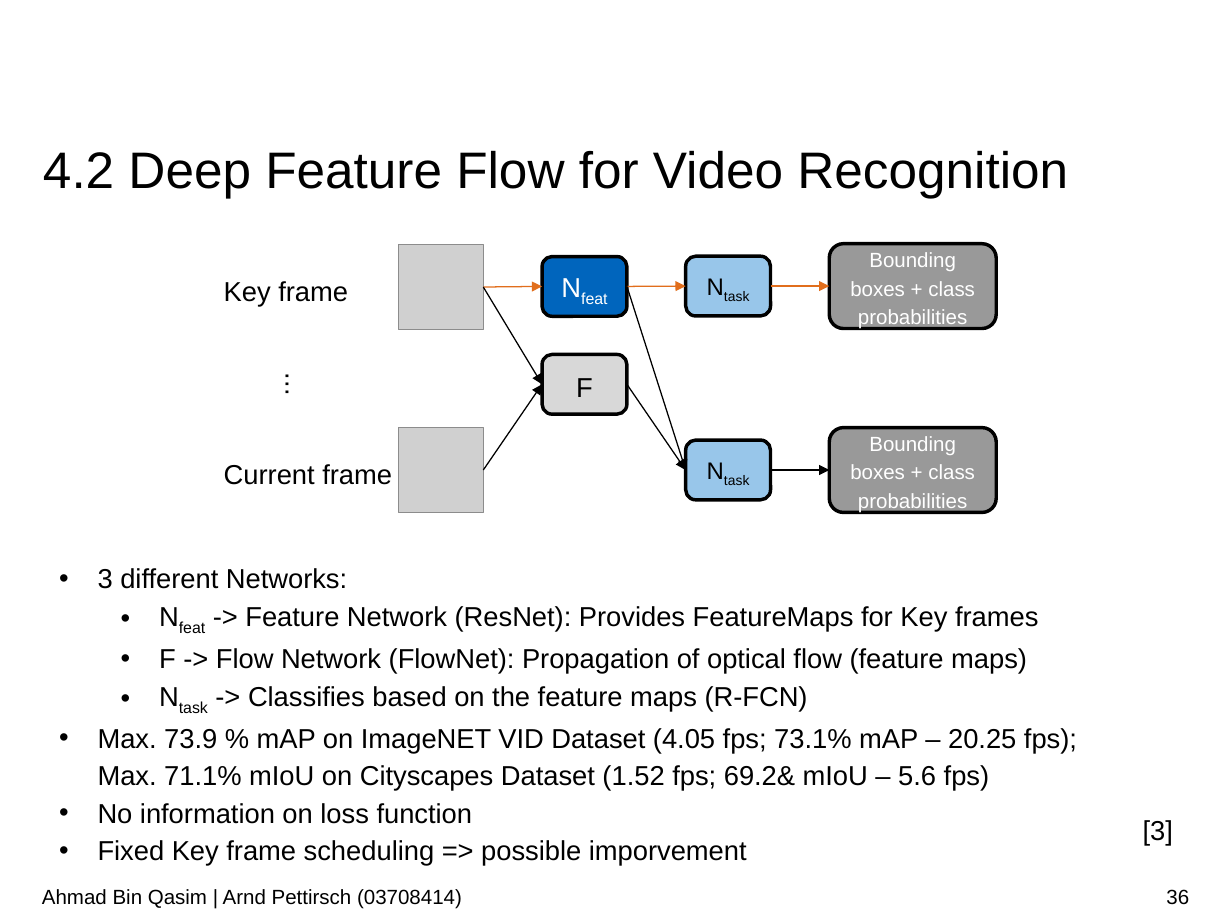
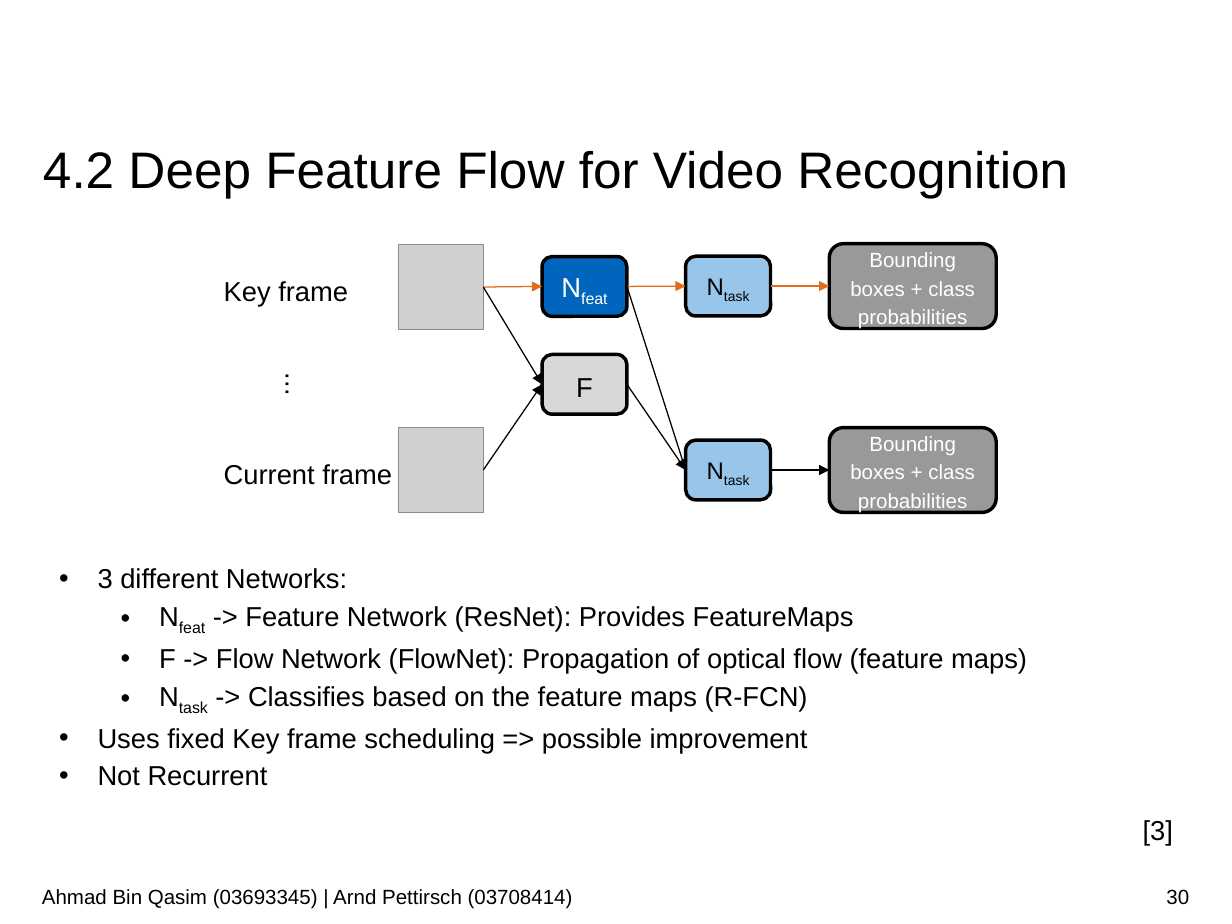
Before and after one commit to AhmadQasim/rnn-for-object-detection, a slide deck: slide 30 of Presentation/Recurrent_Neural_Networks_for_Object_Detection_Bin_Qasim_Pettirsch.pptx (slide 36 before the commit). Drawn at 1232x924 pixels with LibreOffice and Linux fonts; fonts in the diff are those of the drawing; grey boxes stand for pictures; background and template pictures are left out. Boxes give left, top, right and bottom in pixels: in the first picture for what was removed or moved away, otherwise in the second. Text is boxed around its words. In the diff, an @@ line names an element or a change of style, - is before the commit and + after.

```diff
--- a/Presentation/Recurrent_Neural_Networks_for_Object_Detection_Bin_Qasim_Pettirsch.pptx
+++ b/Presentation/Recurrent_Neural_Networks_for_Object_Detection_Bin_Qasim_Pettirsch.pptx
@@ text at [245, 606, 854, 632]: text changed @@
-  • Nfeat -> Feature Network (ResNet): Provides FeatureMaps for Key frames
+  • Nfeat -> Feature Network (ResNet): Provides FeatureMaps
@@ text at [98, 728, 808, 786]: text changed @@
-• Max. 73.9 % mAP on ImageNET VID Dataset (4.05 fps; 73.1% mAP – 20.25 fps); Max. 71.1% mIoU on Cityscapes Dataset (1.52 fps; 69.2& mIoU – 5.6 fps)
-• No information on loss function
-• Fixed Key frame scheduling => possible imporvement
+• Uses fixed Key frame scheduling => possible improvement
+• Not Recurrent
@@ text at [42, 889, 573, 909]: text changed @@
-Ahmad Bin Qasim | Arnd Pettirsch (03708414)
+Ahmad Bin Qasim (03693345) | Arnd Pettirsch (03708414)
@@ page number at [1166, 889, 1189, 905]: text changed @@
-36
+30
```
Also in this commit, not shown: 52 other slides changed, 2 slides added, 1 other file.
